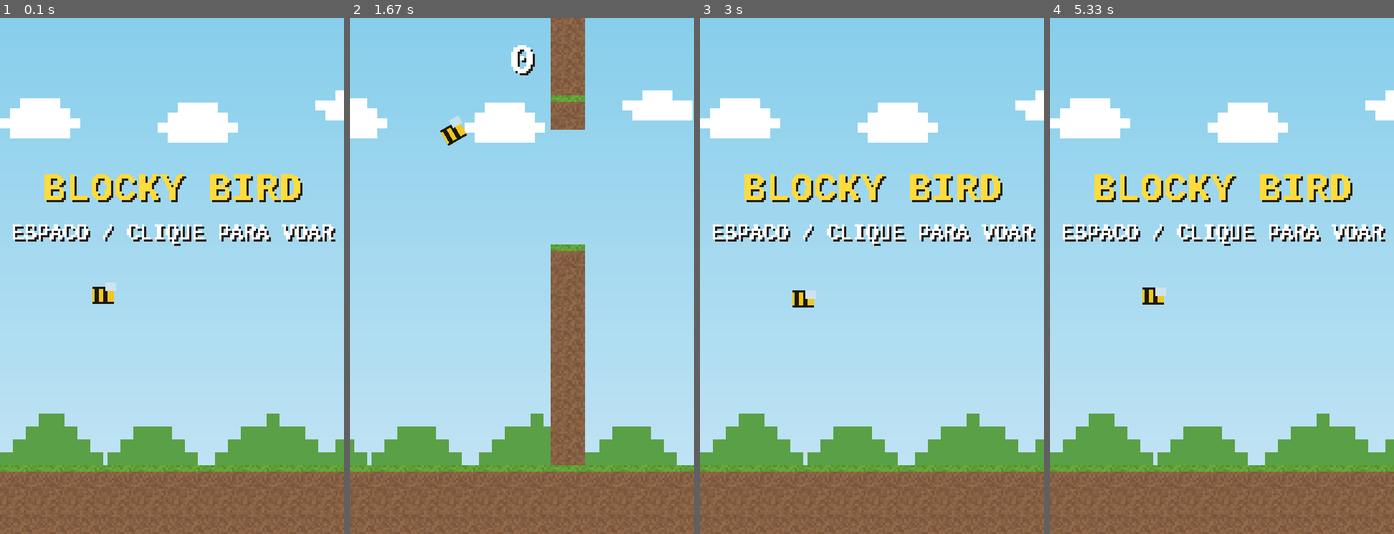
Above: before the commit, frames 1-4 (left to right).
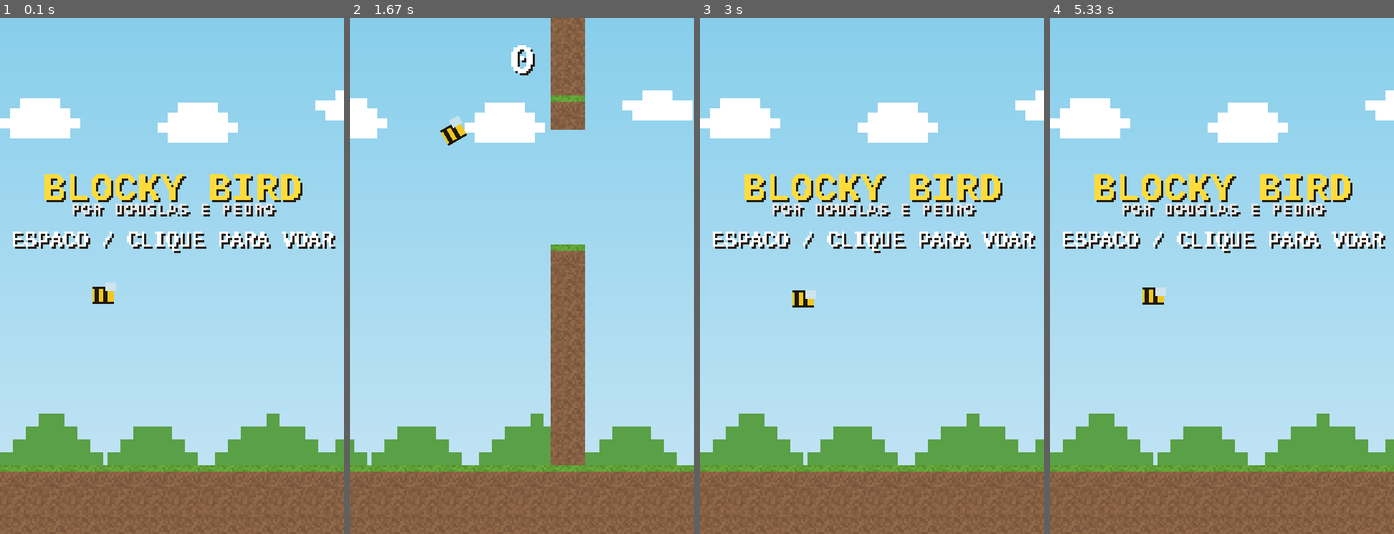
Above: after the commit, the same moments.

Repository: douglaspands/blocky-bird-game
Game: pygame game, started from main.py
Same seed, same stepped clock (60 frames per second), same inputs: the game is played once before the commit and once after it.
Inputs:
- Up to frame 1 (0.1 s): no input
- Up to frame 2 (1.67 s): hold Up 0.33-0.8 s; hold Up 0.83-1.2 s; hold Up 1.23-1.53 s; hold Up from 1.57 s (still down)
- Up to frame 3 (3 s): release Up at 1.93 s; hold Up 1.97-2.27 s; hold Up from 2.7 s (still down)
- Up to frame 4 (5.33 s): release Up at 3 s; hold Up 3.03-3.4 s; hold Up 3.43-3.73 s; hold Up 3.77-4.13 s; hold Up 4.17-4.47 s; hold Up 4.5-4.87 s; hold Up 4.9-5.2 s; hold Up from 5.23 s (still down)

The runs differ from the first frame. In frame 1, 3.2% of the frame differs, in the area x 3-98%, y 35-46%; in frame 2, nothing differs; in frame 3, 3.2%; in frame 4, 3.2%.

Commit message:
Add creator credits and a standalone Windows executable
Show "por Douglas e Pedro" on the ready screen below the title and in
the window/taskbar caption (new CREDITS constant in config.py), so
the game's authorship is visible without opening the code.

Add PyInstaller as a dev dependency and a BlockyBird.spec (onefile,
windowed, no console) so `uv run pyinstaller BlockyBird.spec` produces
dist/BlockyBird.exe — a double-click executable that needs no Python
or uv installed. Verified the built exe launches and renders
correctly. Document both the build command and the credits in
README.md.

Co-Authored-By: Claude Sonnet 5 <noreply@anthropic.com>

Diff:
--- a/pyproject.toml
+++ b/pyproject.toml
@@ -10,5 +10,6 @@
 
 [dependency-groups]
 dev = [
+    "pyinstaller>=6.21.0",
     "pytest>=9.1.1",
 ]
--- a/src/config.py
+++ b/src/config.py
@@ -3,6 +3,7 @@
 SCREEN_W, SCREEN_H = 480, 720
 FPS = 60
 TITLE = "Blocky Bird"
+CREDITS = "por Douglas e Pedro"
 
 GRAVITY = 0.45
 FLAP_IMPULSE = -8.5
--- a/src/game.py
+++ b/src/game.py
@@ -7,7 +7,7 @@
 from src import score, textures, ui
 from src.biome import BiomeManager
 from src.bird import Bird
-from src.config import BLOCK, FPS, PIPE_W, SCREEN_H, SCREEN_W, TITLE
+from src.config import BLOCK, CREDITS, FPS, PIPE_W, SCREEN_H, SCREEN_W, TITLE
 from src.decor import DecorManager
 from src.ground import Ground
 from src.input import ACTION_FLAP, ACTION_MUTE, ACTION_PAUSE, InputManager
@@ -27,7 +27,7 @@
     def __init__(self) -> None:
         pygame.init()
         self.screen = pygame.display.set_mode((SCREEN_W, SCREEN_H))
-        pygame.display.set_caption(TITLE)
+        pygame.display.set_caption(f"{TITLE} - {CREDITS}")
         self.clock = pygame.time.Clock()
         self.running = True
         self.textures = textures.generate_all(BLOCK)
--- a/src/ui.py
+++ b/src/ui.py
@@ -2,7 +2,7 @@
 
 import pygame
 
-from src.config import SCREEN_H, SCREEN_W
+from src.config import CREDITS, SCREEN_H, SCREEN_W
 
 FONT_NAME = "couriernew"
 SHADOW_COLOR = (40, 30, 20)
@@ -51,8 +51,15 @@
     draw_text(surface, "BLOCKY BIRD", (SCREEN_W // 2, SCREEN_H // 3), base_size=18, color=(255, 220, 60))
     draw_text(
         surface,
+        CREDITS.upper(),
+        (SCREEN_W // 2, SCREEN_H // 3 + 28),
+        base_size=8,
+        color=(230, 230, 230),
+    )
+    draw_text(
+        surface,
         "ESPACO / CLIQUE PARA VOAR",
-        (SCREEN_W // 2, SCREEN_H // 3 + 60),
+        (SCREEN_W // 2, SCREEN_H // 3 + 70),
         base_size=10,
     )
 
Not shown, changed: README.md
Not shown, added: BlockyBird.spec
Not shown, changed: uv.lock
